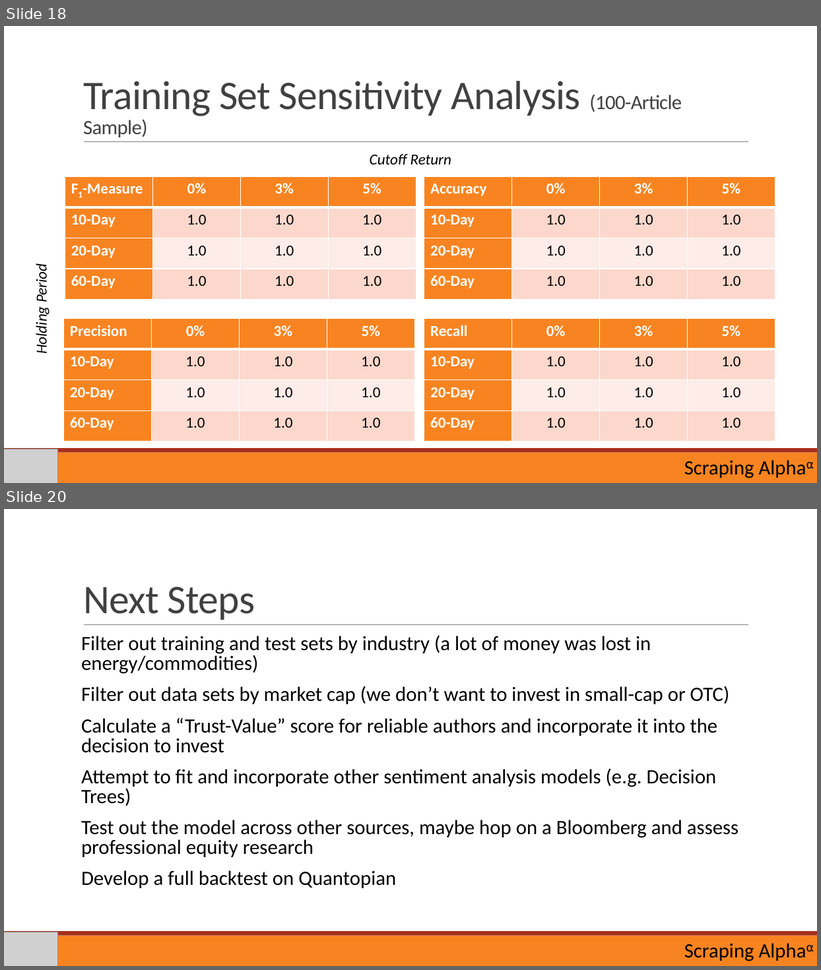
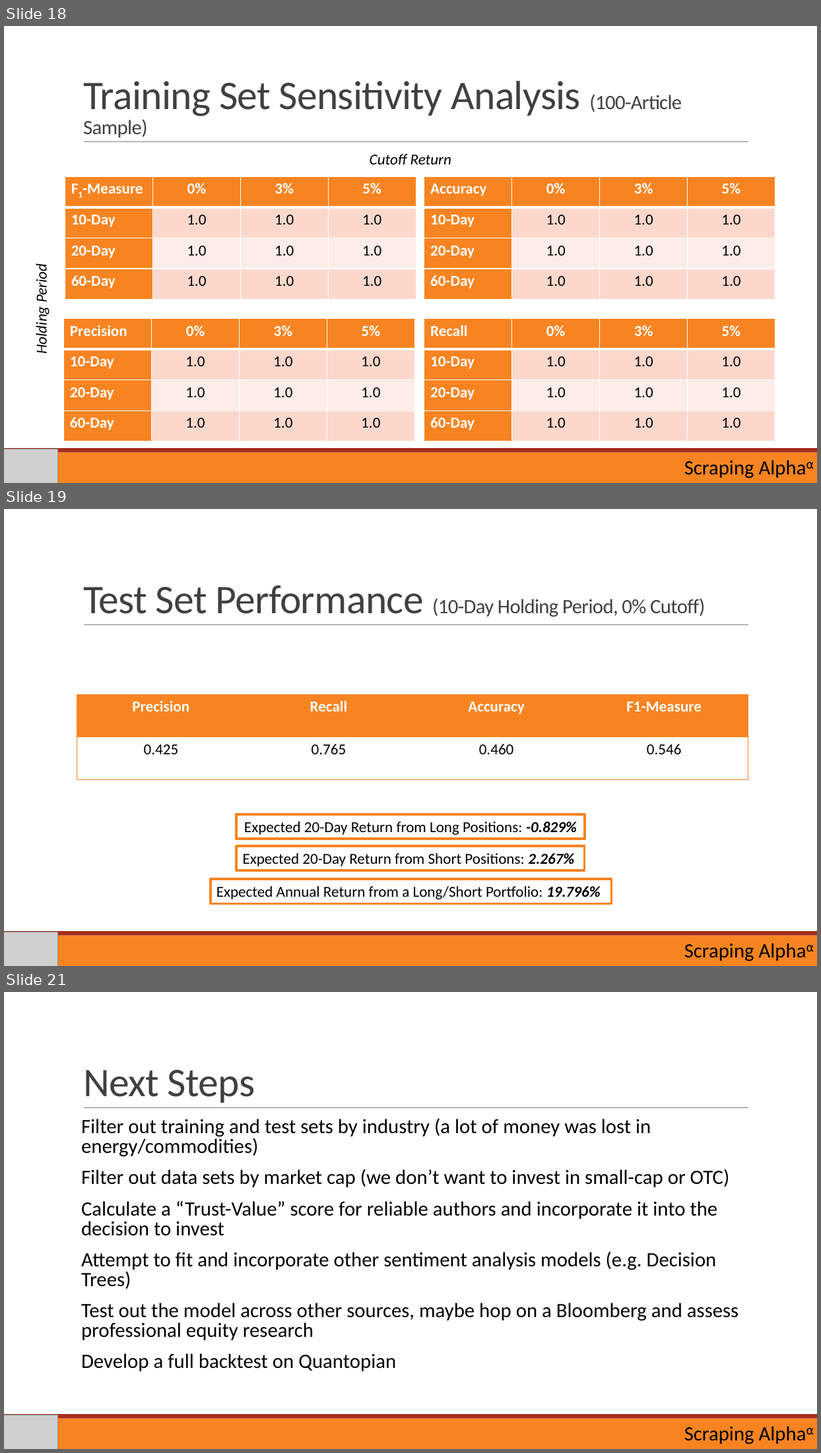
Before and after one commit to aarshman/Scraping_Alpha, a slide deck: Scraping Alpha Deck_Aarsh Sachdeva.pptx. Shown one above the other, each under a label of ours: slides 18 and 20 before the commit, slides 18, 19 and 21 after it; the slides between them are not shown. The pictures are 821x970 and 821x1453 pixels, drawn with LibreOffice and Linux fonts; fonts in the diff are those of the drawing; grey boxes stand for pictures. Boxes give left, top, right and bottom in pixels: in the first picture for what was removed or moved away, otherwise in the second. Text is boxed around its words. In the diff, an @@ line names an element or a change of style, - is before the commit and + after.

```diff
--- a/Scraping Alpha Deck_Aarsh Sachdeva.pptx
+++ b/Scraping Alpha Deck_Aarsh Sachdeva.pptx
@@ slide 19 added at (4,509,817,966), background #FFFFFF; not listed: 3 template elements that a slide beside it also shows @@
@@ title added at (83,586,705,617), 24 pt, text #404040 @@
+Test Set Performance (10-Day Holding Period, 0% Cutoff)
@@ table added at (77,694,748,780), 2 rows, 4 columns @@
+Precision | Recall | Accuracy | F1-Measure
+0.425 | 0.765 | 0.460 | 0.546
@@ rectangle added at (236,815,585,839), outline #F88421 3 pt, 18 pt, text #000000 @@
+Expected 20-Day Return from Long Positions: -0.829%
@@ rectangle added at (236,846,584,871), outline #F88421 3 pt, 18 pt, text #000000 @@
+Expected 20-Day Return from Short Positions: 2.267%
@@ rectangle added at (210,879,612,904), outline #F88421 3 pt, 18 pt, text #000000 @@
+Expected Annual Return from a Long/Short Portfolio: 19.796%
@@ picture added at (4,932,57,966) @@
@@ text added at (684,943,807,962), 24 pt, text #000000 @@
+Scraping Alpha⍺
@@ what was slide 20 is now slide 21 @@
```
Also in this commit, not shown: 1 slide changed, 1 other file.
